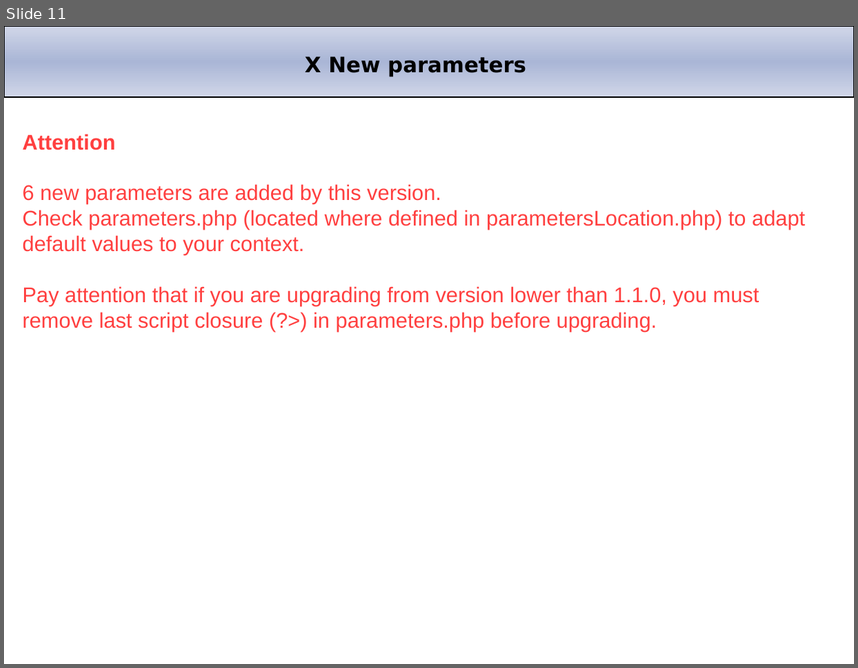
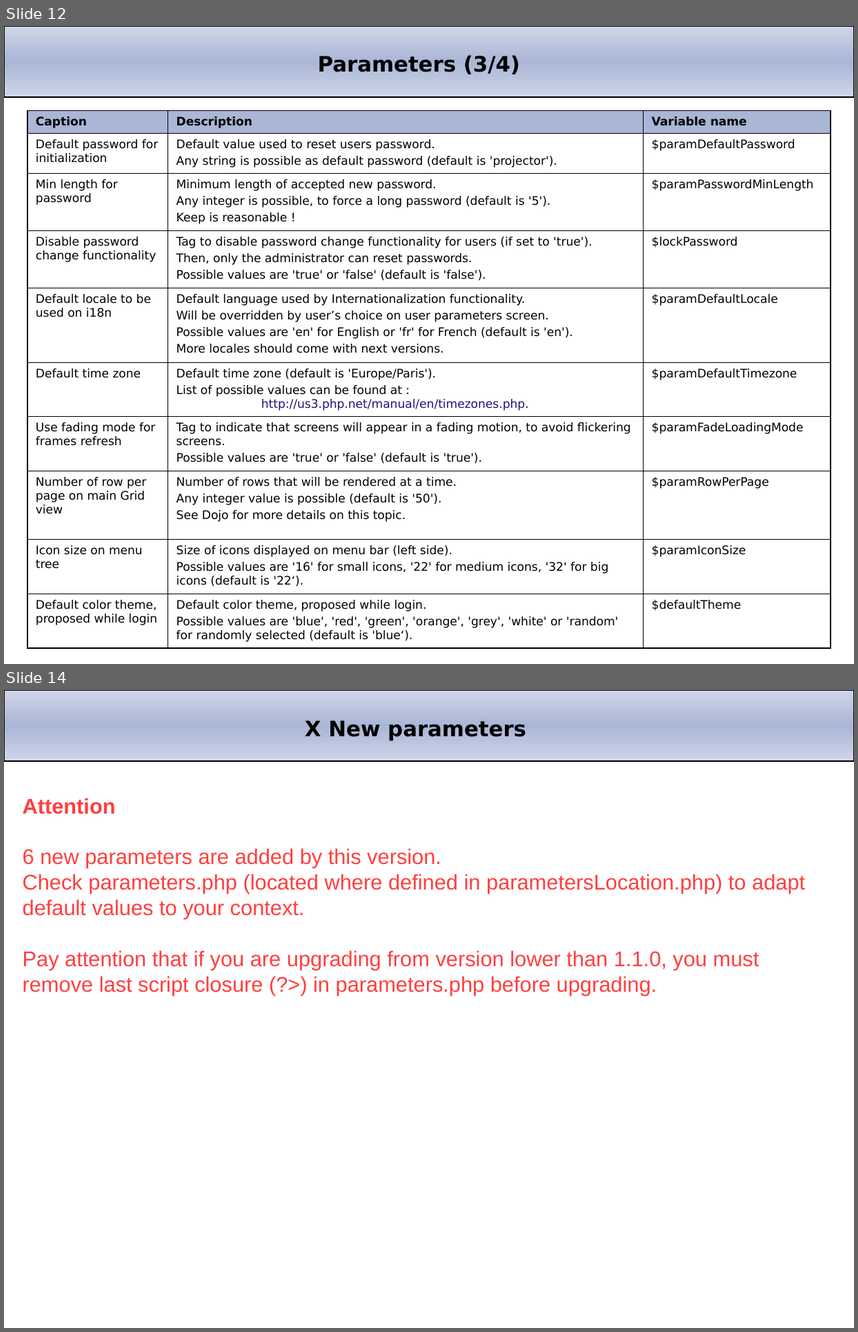
Before and after one commit to babynus/projeqtor, a slide deck: branches/V1.4/projector/manual/Project'Or RIA.ppt. Shown one above the other, each under a label of ours: slide 11 before the commit, slides 12 and 14 after it; the slides between them are not shown. The pictures are 858x668 and 858x1332 pixels, drawn with LibreOffice and Linux fonts; fonts in the diff are those of the drawing; background and template pictures are left out. Boxes give left, top, right and bottom in pixels: in the first picture for what was removed or moved away, otherwise in the second. Text is boxed around its words. In the diff, an @@ line names an element or a change of style, - is before the commit and + after.

```diff
--- a/branches/V1.4/projector/manual/Project'Or RIA.ppt
+++ b/branches/V1.4/projector/manual/Project'Or RIA.ppt
@@ slide 12 added at (4, 26, 854, 664), background #FFFFFF; not listed: 1 template element that a slide beside it also shows @@
@@ title added at (318, 55, 520, 74), 18 pt, text #000000, bold @@
+Parameters (3/4)
@@ table added at (27, 110, 829, 644), 10 rows, 3 columns @@
+Caption | Description | Variable name
+Default password for initialization | Default value used to reset users password. / Any string is possible as default password (default is 'projector'). | $paramDefaultPassword
+Min length for password | Minimum length of accepted new password. / Any integer is possible, to force a long password (default is '5'). / Keep is reasonable ! | $paramPasswordMinLength
+Disable password change functionality | Tag to disable password change functionality for users (if set to 'true'). / Then, only the administrator can reset passwords. / Possible values are 'true' or 'false' (default is 'false'). | $lockPassword
+Default locale to be used on i18n | Default language used by Internationalization functionality. / Will be overridden by user’s choice on user parameters screen. / Possible values are 'en' for English or 'fr' for French (default is 'en'). / More locales should come with next versions. | $paramDefaultLocale
+Default time zone | Default time zone (default is 'Europe/Paris'). / List of possible values can be found at : http://us3.php.net/manual/en/timezones.php. | $paramDefaultTimezone
+Use fading mode for frames refresh | Tag to indicate that screens will appear in a fading motion, to avoid flickering screens. / Possible values are 'true' or 'false' (default is 'true'). | $paramFadeLoadingMode
+Number of row per page on main Grid view | Number of rows that will be rendered at a time. / Any integer value is possible (default is '50'). / See Dojo for more details on this topic. | $paramRowPerPage
+Icon size on menu tree | Size of icons displayed on menu bar (left side). / Possible values are '16' for small icons, '22' for medium icons, '32' for big icons (default is '22‘). | $paramIconSize
+Default color theme, proposed while login | Default color theme, proposed while login. / Possible values are 'blue', 'red', 'green', 'orange', 'grey', 'white' or 'random' for randomly selected (default is 'blue‘). | $defaultTheme
@@ what was slide 11 is now slide 14 @@
```
Also in this commit, not shown: 2 slides changed, 7 other slides added, 1 slide removed, 1 other file.
